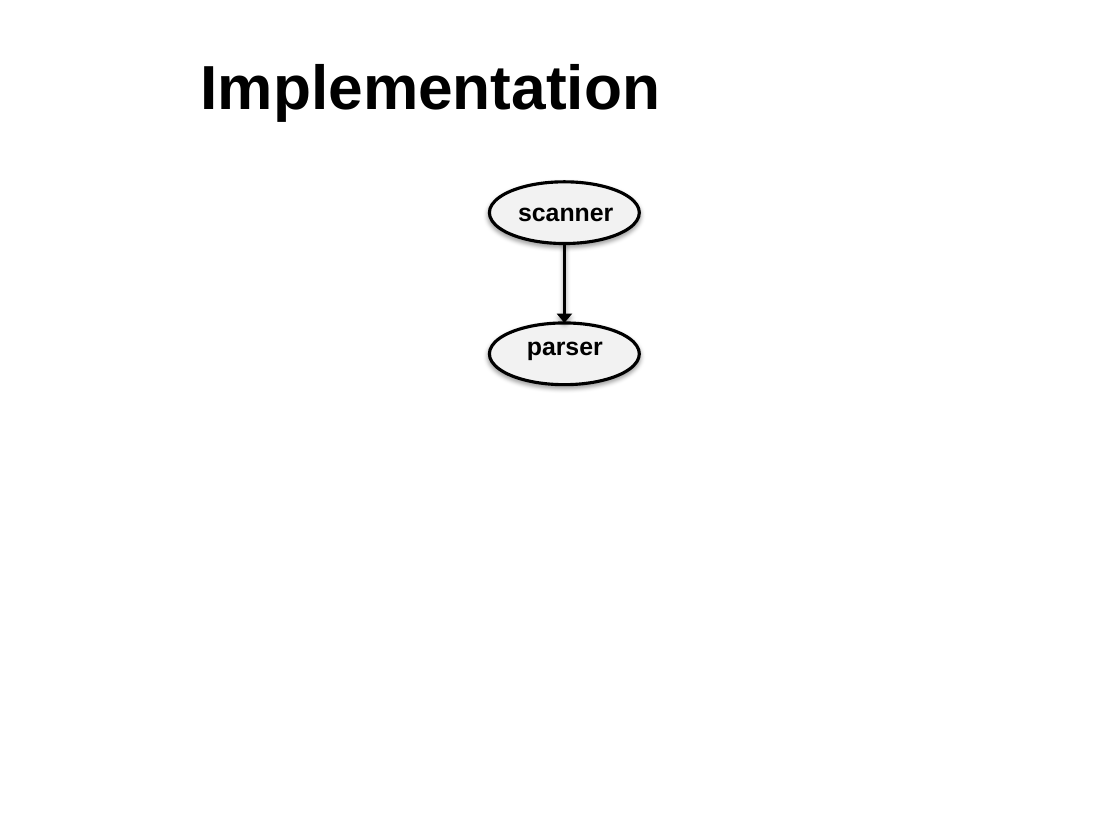
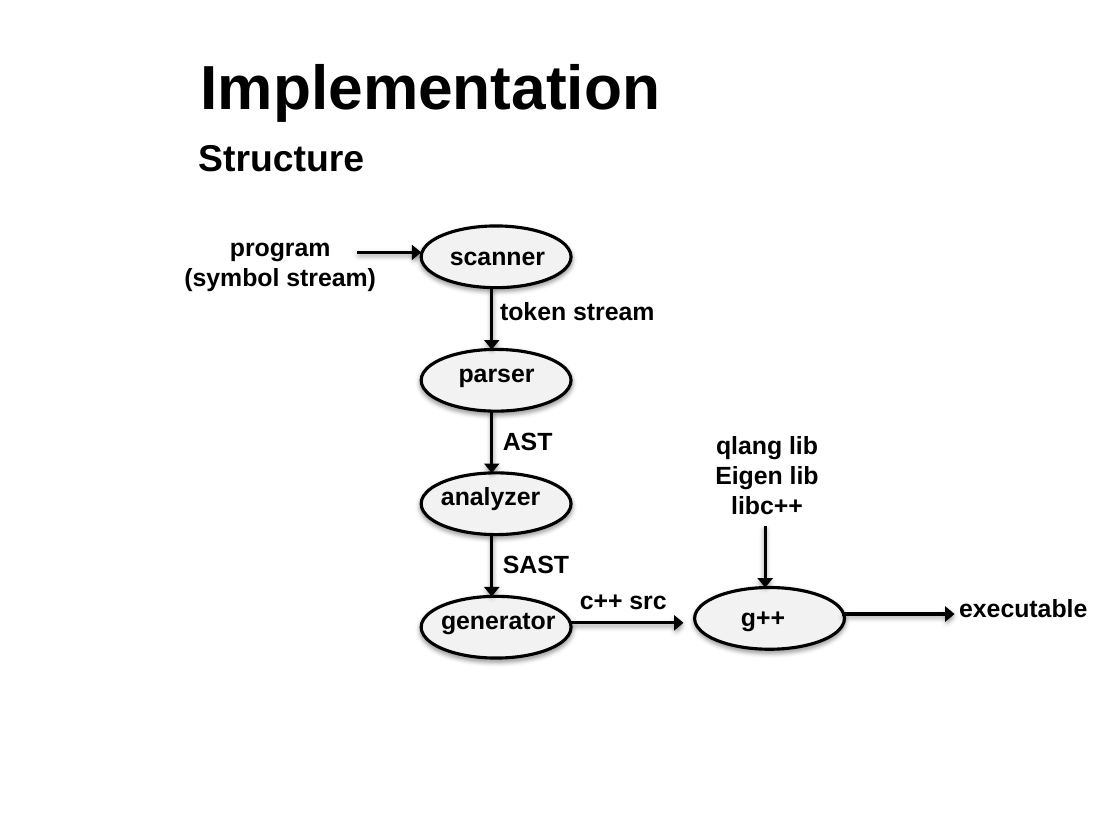
Before and after one commit to sdk21/PLT, a slide deck: slide 5 of Demo/Qlang.pptx. Drawn at 1120x840 pixels with LibreOffice and Linux fonts; fonts in the diff are those of the drawing; background and template pictures are left out. Boxes give left, top, right and bottom in pixels: in the first picture for what was removed or moved away, otherwise in the second. Text is boxed around its words. In the diff, an @@ line names an element or a change of style, - is before the commit and + after.

```diff
--- a/Demo/Qlang.pptx
+++ b/Demo/Qlang.pptx
@@ text added at box(198, 145, 364, 172), 24 pt, text #000000, bold @@
+Structure
@@ ellipse: place and size @@
-ellipse at box(489, 181, 640, 243)
+ellipse at box(421, 226, 571, 288)
@@ text "scanner": place and size @@
-text "scanner" at box(518, 207, 613, 222)
+text "scanner" at box(450, 251, 545, 266)
@@ text added at box(184, 242, 376, 291), 16 pt, text #000000, bold @@
+program
+(symbol stream)
@@ arrow added from (357, 252) to (421, 252), #000000 2 pt @@
@@ arrow moved from (564, 244) - (564, 323) to (492, 288) - (492, 349) @@
@@ text added at box(500, 302, 654, 321), 16 pt, text #000000, bold @@
+token stream
@@ ellipse: place and size @@
-ellipse at box(489, 323, 640, 384)
+ellipse at box(421, 349, 571, 411)
@@ text "parser": place and size @@
-text "parser" at box(527, 341, 603, 360)
+text "parser" at box(459, 368, 535, 387)
@@ arrow added from (492, 411) to (492, 473), #000000 2 pt @@
@@ text added at box(503, 432, 553, 451), 16 pt, text #000000, bold @@
+AST
@@ text added at box(715, 436, 819, 515), 16 pt, text #000000, bold @@
+qlang lib
+Eigen lib
+libc++
@@ ellipse added at box(421, 473, 571, 534), fill #F2F2F2, outline #000000 2 pt @@
@@ text added at box(441, 487, 540, 510), 16 pt, text #000000, bold @@
+analyzer
@@ arrow added from (492, 534) to (492, 596), #000000 2 pt @@
@@ arrow added from (765, 525) to (765, 588), #000000 2 pt @@
@@ text added at box(503, 555, 569, 574), 16 pt, text #000000, bold @@
+SAST
@@ ellipse added at box(421, 596, 571, 657), fill #F2F2F2, outline #000000 2 pt @@
@@ text added at box(580, 594, 666, 610), 16 pt, text #000000, bold @@
+c++ src
@@ ellipse added at box(694, 588, 844, 650), fill #F2F2F2, outline #000000 2 pt @@
@@ text added at box(959, 599, 1087, 618), 16 pt, text #000000, bold @@
+executable
@@ text added at box(441, 609, 555, 635), 16 pt, text #000000, bold @@
+generator
@@ arrow added from (571, 623) to (683, 623), #000000 2 pt @@
@@ text added at box(741, 611, 785, 632), 16 pt, text #000000, bold @@
+g++
@@ arrow added from (842, 614) to (954, 614), #000000 2 pt @@
```
Also in this commit, not shown: 2 other slides changed, 1 slide added.
